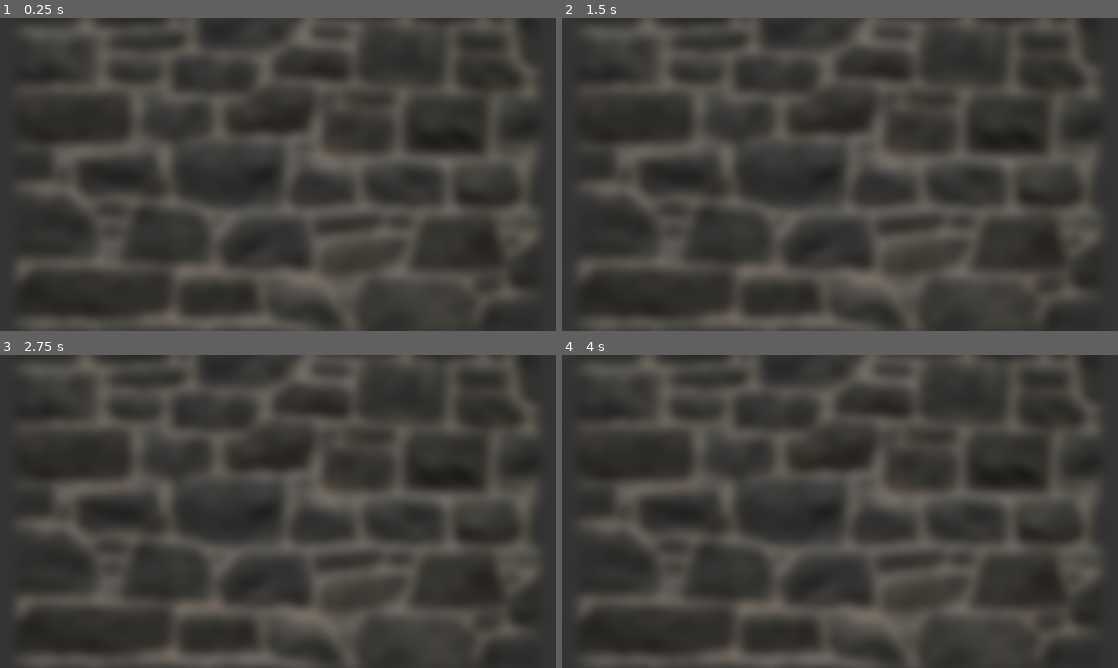
Above: before the commit, frames 1-4 (two rows, left to right).
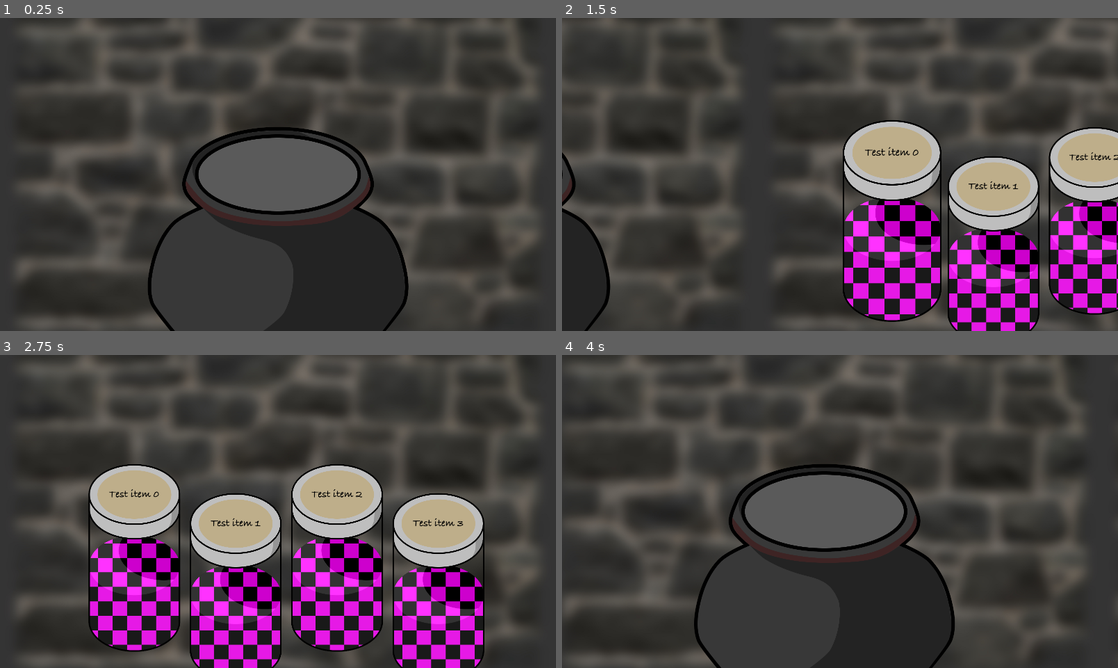
Above: after the commit, the same moments.

Repository: r0ckwav3/out-of-thyme
Game: Godot game, scene res://Scenes/game.tscn
Same seed, same stepped clock (60 frames per second), same inputs: the game is played once before the commit and once after it. Before the commit the project has no main scene; this scene is started directly in both runs.
Inputs (mouse positions are in pixels of both pictures, inside the frame that each line leads up to):
- Up to frame 1 (0.25 s): no input
- Up to frame 2 (1.5 s): tap Enter at 0.5 s; move the mouse to (962, 158) at 0.52 s; hold Right (ui_right) 0.53-1.28 s; click (962, 158) at 0.67 s; move the mouse to (728, 190) at 1.27 s; hold Left (ui_left) from 1.28 s (still down)
- Up to frame 3 (2.75 s): move the mouse to (333, 442) at 2.02 s; release Left (ui_left) at 2.03 s; hold Right (ui_right) from 2.03 s (still down)
- Up to frame 4 (4 s): move the mouse to (812, 574) at 2.77 s; click (812, 574) at 2.92 s; tap Space at 3.5 s; move the mouse to (1006, 558) at 3.52 s; release Right (ui_right) at 3.53 s; hold Left (ui_left) from 3.53 s (still down)

The runs differ from the first frame. In frame 1, 14% of the frame differs, in the area x 26-74%, y 34-100%; in frame 2, 47%, in the area x 0-100%, y 0-100%; in frame 3, 32%; in frame 4, 23%.

Commit message:
fix all the issues I caused by rearranging files

Diff:
--- a/gd/Scenes/game.tscn
+++ b/gd/Scenes/game.tscn
@@ -1,28 +1,27 @@
 [gd_scene load_steps=5 format=3 uid="uid://v7o8nvto7jyn"]
 
-[ext_resource type="PackedScene" uid="uid://bp3ktpd4rye8f" path="res://subscene_manager.tscn" id="1_bnhar"]
-[ext_resource type="PackedScene" uid="uid://63nui4oaaiyw" path="res://pot_scene.tscn" id="2_luqqc"]
+[ext_resource type="PackedScene" uid="uid://bp3ktpd4rye8f" path="res://Scenes/subscene_manager.tscn" id="1_bnhar"]
+[ext_resource type="PackedScene" uid="uid://63nui4oaaiyw" path="res://Scenes/pot_scene.tscn" id="2_luqqc"]
 [ext_resource type="Texture2D" uid="uid://gy4pdicj0op1" path="res://Assets/BGs/blurry_wall.jpg" id="3_njvuc"]
-[ext_resource type="PackedScene" uid="uid://dju6rnicahicb" path="res://jar_controller.tscn" id="4_77yxr"]
+[ext_resource type="PackedScene" uid="uid://dju6rnicahicb" path="res://Scenes/jar_controller.tscn" id="4_77yxr"]
 
 [node name="Game" type="Node2D"]
 
-[node name="SubsceneManager" parent="." instance=ExtResource("1_bnhar")]
+[node name="SubsceneManager2" parent="." instance=ExtResource("1_bnhar")]
 
-[node name="PotScene" parent="SubsceneManager" instance=ExtResource("2_luqqc")]
-visible = false
+[node name="PotScene" parent="SubsceneManager2" instance=ExtResource("2_luqqc")]
 
-[node name="TempDrawerScene" type="Node2D" parent="SubsceneManager"]
+[node name="TempDrawerScene" type="Node2D" parent="SubsceneManager2"]
 
-[node name="BlurryWall" type="Sprite2D" parent="SubsceneManager/TempDrawerScene"]
+[node name="BlurryWall" type="Sprite2D" parent="SubsceneManager2/TempDrawerScene"]
 position = Vector2(960, 480)
 scale = Vector2(0.666667, 0.666667)
 texture = ExtResource("3_njvuc")
 
-[node name="BlurryWall2" type="Sprite2D" parent="SubsceneManager/TempDrawerScene"]
+[node name="BlurryWall2" type="Sprite2D" parent="SubsceneManager2/TempDrawerScene"]
 position = Vector2(960, -720)
 scale = Vector2(0.666667, 0.666667)
 texture = ExtResource("3_njvuc")
 
-[node name="JarController" parent="SubsceneManager/TempDrawerScene" instance=ExtResource("4_77yxr")]
-position = Vector2(408, 647)
+[node name="JarController" parent="SubsceneManager2/TempDrawerScene" instance=ExtResource("4_77yxr")]
+position = Vector2(464, 700)
--- a/gd/Scenes/jar.tscn
+++ b/gd/Scenes/jar.tscn
@@ -1,7 +1,7 @@
 [gd_scene load_steps=10 format=3 uid="uid://dh7pwvvyhj5bj"]
 
-[ext_resource type="Script" path="res://Jar.gd" id="1_rvdfm"]
-[ext_resource type="Texture2D" uid="uid://7hbq3wjrb4au" path="res://Assets/Objects/Jars/Jar_Liquid_brown.png" id="2_la1bg"]
+[ext_resource type="Script" path="res://Scripts/Jar.gd" id="1_t843w"]
+[ext_resource type="Texture2D" uid="uid://c8xribwwb7tnw" path="res://Assets/Objects/Jars/Jar_Unimplemented.png" id="2_6nic4"]
 [ext_resource type="FontFile" uid="uid://dfurkodlg37bg" path="res://Assets/Fonts/Bradley Hand Bold.ttf" id="3_wmkp4"]
 
 [sub_resource type="LabelSettings" id="LabelSettings_ycjok"]
@@ -69,13 +69,14 @@
 
 [node name="Jar" type="Node2D"]
 position = Vector2(812, 555)
-script = ExtResource("1_rvdfm")
+script = ExtResource("1_t843w")
+sprite_name = "Jar_Unimplemented.png"
 
 [node name="SpriteContainer" type="Node2D" parent="."]
 
 [node name="JarSprite" type="Sprite2D" parent="SpriteContainer"]
 scale = Vector2(0.5, 0.5)
-texture = ExtResource("2_la1bg")
+texture = ExtResource("2_6nic4")
 
 [node name="Label" type="Label" parent="SpriteContainer"]
 offset_left = -104.0
--- a/gd/Scenes/jar_controller.tscn
+++ b/gd/Scenes/jar_controller.tscn
@@ -1,9 +1,9 @@
 [gd_scene load_steps=3 format=3 uid="uid://dju6rnicahicb"]
 
-[ext_resource type="Script" path="res://JarController.gd" id="1_ki4l8"]
-[ext_resource type="PackedScene" uid="uid://dh7pwvvyhj5bj" path="res://jar.tscn" id="2_xufxs"]
+[ext_resource type="Script" path="res://Scripts/JarController.gd" id="1_py082"]
+[ext_resource type="PackedScene" uid="uid://dh7pwvvyhj5bj" path="res://Scenes/jar.tscn" id="2_xufxs"]
 
 [node name="JarController" type="Node2D"]
 position = Vector2(332, 664)
-script = ExtResource("1_ki4l8")
+script = ExtResource("1_py082")
 Jar = ExtResource("2_xufxs")
--- a/gd/Scenes/screen_size_test.tscn
+++ b/gd/Scenes/screen_size_test.tscn
@@ -1,7 +1,7 @@
 [gd_scene load_steps=3 format=3 uid="uid://bjsojbbffug6h"]
 
 [ext_resource type="Texture2D" uid="uid://cqmsorqpebfdh" path="res://Assets/icon.svg" id="1_puv2s"]
-[ext_resource type="Script" path="res://ScreenSizeTest.gd" id="2_hhaol"]
+[ext_resource type="Script" path="res://Scripts/ScreenSizeTest.gd" id="2_hhaol"]
 
 [node name="Sprite2D" type="Sprite2D"]
 position = Vector2(426, 316)
--- a/gd/Scenes/subscene_manager.tscn
+++ b/gd/Scenes/subscene_manager.tscn
@@ -1,6 +1,6 @@
 [gd_scene load_steps=2 format=3 uid="uid://bp3ktpd4rye8f"]
 
-[ext_resource type="Script" path="res://SubsceneManager.gd" id="1_qtb84"]
+[ext_resource type="Script" path="res://Scripts/SubsceneManager.gd" id="1_h6srp"]
 
 [node name="SubsceneManager" type="Node2D"]
-script = ExtResource("1_qtb84")
+script = ExtResource("1_h6srp")
--- a/gd/project.godot
+++ b/gd/project.godot
@@ -11,7 +11,7 @@
 [application]
 
 config/name="Out of Thyme"
-run/main_scene="res://game.tscn"
+run/main_scene="res://Scenes/game.tscn"
 config/features=PackedStringArray("4.2", "Forward Plus")
 config/icon="res://Assets/icon.svg"
 
